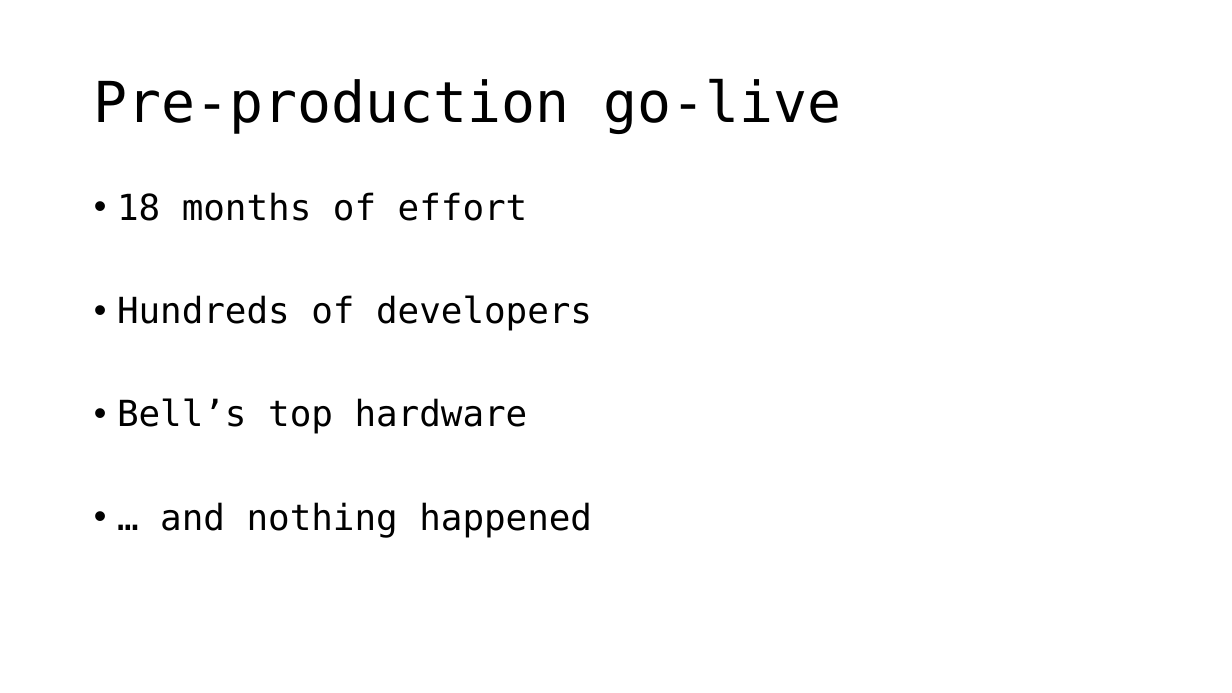
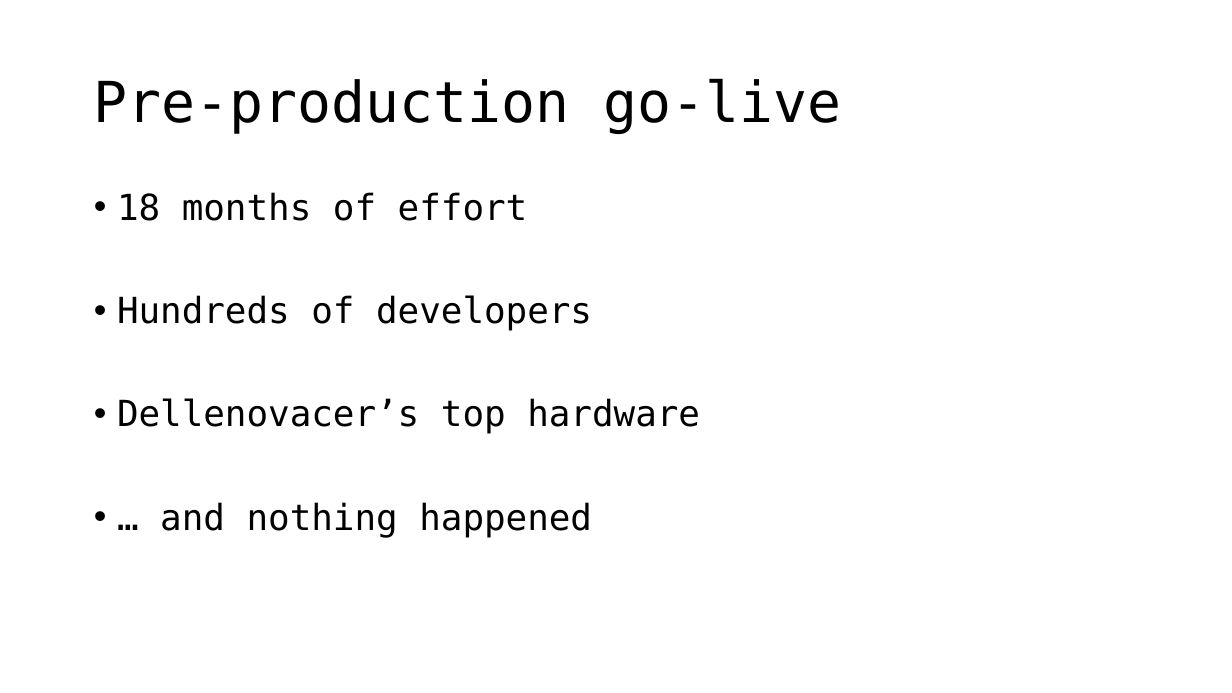
Before and after one commit to jbogard/presentations, a slide deck: slide 14 of AvoidingMicroserviceMegadisasters/AvoidingMicroserviceMegadisasters.pptx (slide 10 before the commit). Drawn at 1232x693 pixels with LibreOffice and Linux fonts; fonts in the diff are those of the drawing. Boxes give left, top, right and bottom in pixels: in the first picture for what was removed or moved away, otherwise in the second. Text is boxed around its words. In the diff, an @@ line names an element or a change of style, - is before the commit and + after.

```diff
--- a/AvoidingMicroserviceMegadisasters/AvoidingMicroserviceMegadisasters.pptx
+++ b/AvoidingMicroserviceMegadisasters/AvoidingMicroserviceMegadisasters.pptx
@@ text at bbox=[117, 398, 700, 434]: text changed @@
-• Bell’s top hardware
+• Dellenovacer’s top hardware
```
Also in this commit, not shown: 10 other slides changed, 13 slides added, 1 slide removed, 4 other files.
